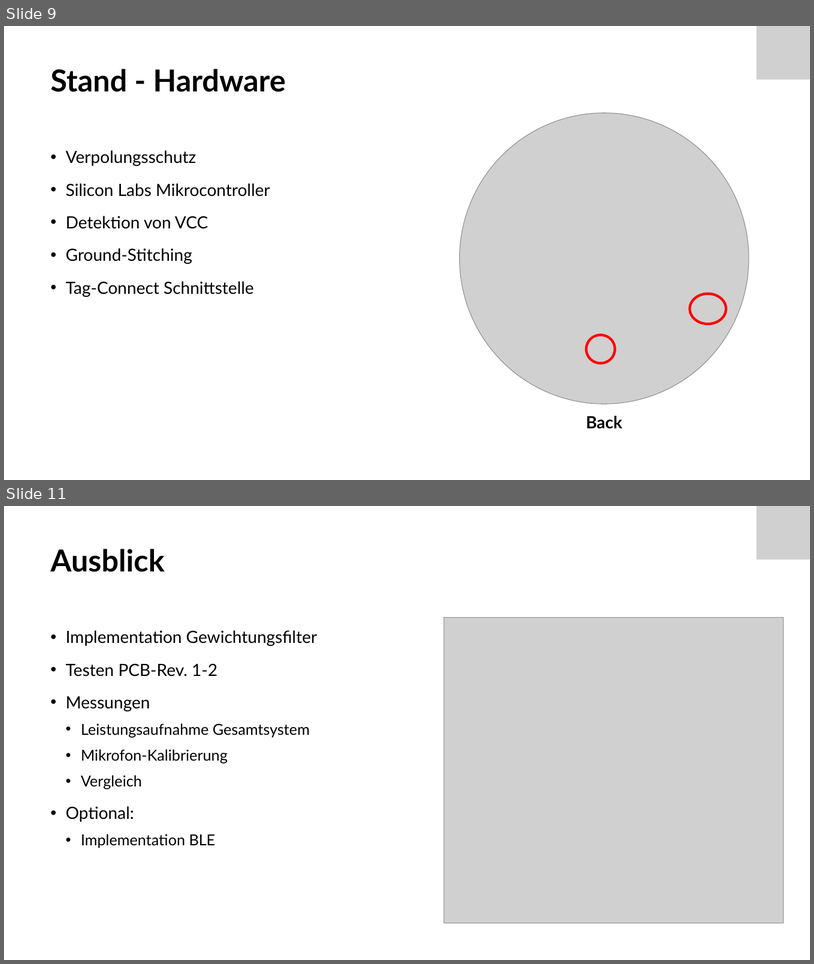
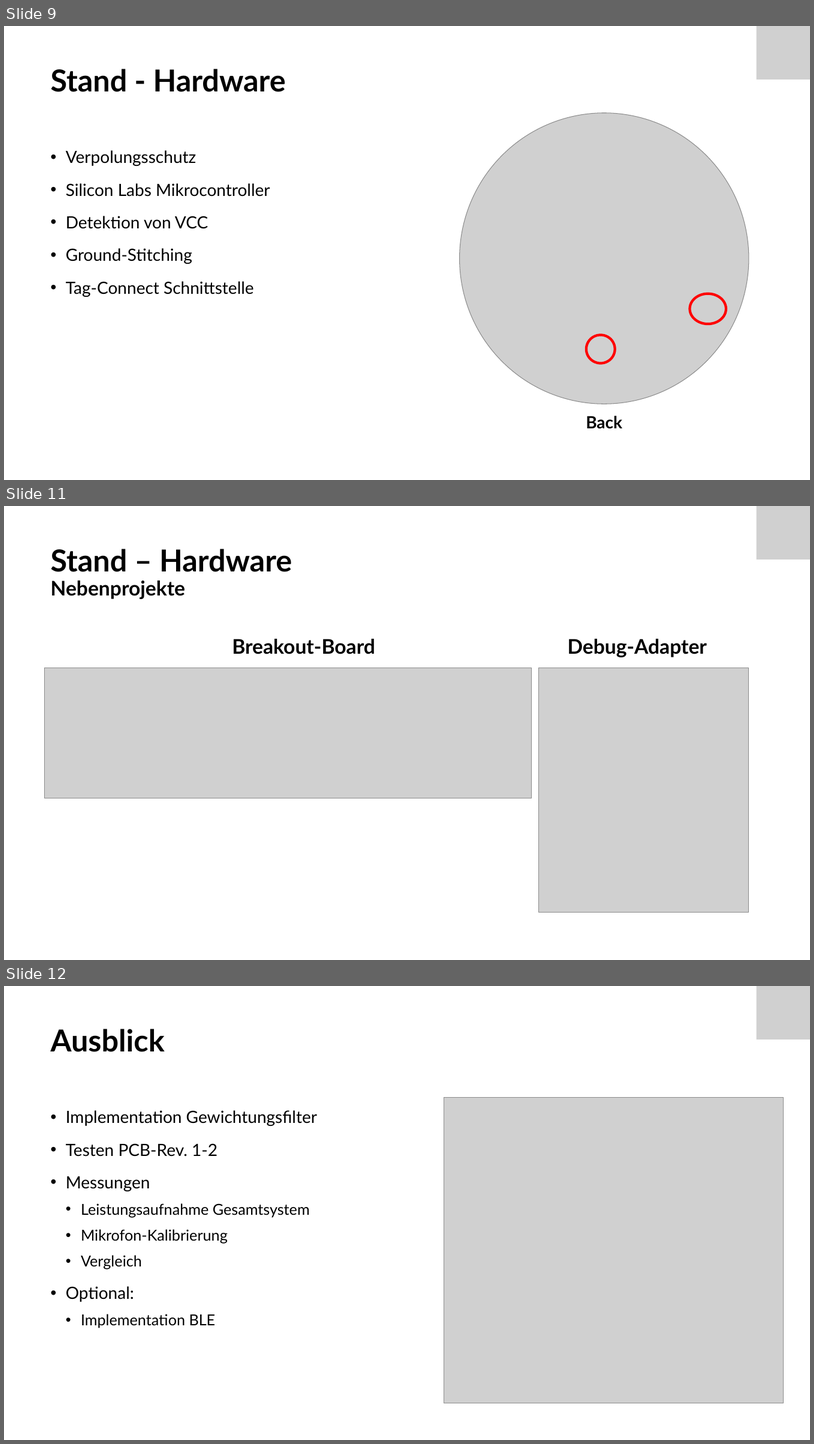
Before and after one commit to Froster2406/BAT2024, a slide deck: Dokumentation/Präsentation/BAT_Zwischenpraesentation.pptx. Shown one above the other, each under a label of ours: slides 9 and 11 before the commit, slides 9, 11 and 12 after it; the slides between them are not shown. The pictures are 814x964 and 814x1444 pixels, drawn with LibreOffice and Linux fonts; fonts in the diff are those of the drawing; grey boxes stand for pictures. Boxes give left, top, right and bottom in pixels: in the first picture for what was removed or moved away, otherwise in the second. Text is boxed around its words. In the diff, an @@ line names an element or a change of style, - is before the commit and + after.

Commit message:
Doku stand: 20240415

```diff
--- a/Dokumentation/Präsentation/BAT_Zwischenpraesentation.pptx
+++ b/Dokumentation/Präsentation/BAT_Zwischenpraesentation.pptx
@@ slide 11 added at box(4, 506, 810, 960), background #FFFFFF @@
@@ picture added at box(757, 506, 810, 560) @@
@@ title added at box(51, 549, 292, 599), 36 pt, text #000000, bold @@
+Stand – Hardware
+Nebenprojekte
@@ text added at box(232, 639, 375, 654), 24 pt, text #000000, bold @@
+Breakout-Board
@@ text added at box(568, 639, 707, 657), 24 pt, text #000000, bold @@
+Debug-Adapter
@@ picture added at box(45, 667, 531, 798) @@
@@ picture added at box(539, 667, 749, 912) @@
@@ what was slide 11 is now slide 12 @@
```
Also in this commit, not shown: 2 slides changed, 13 other files.
